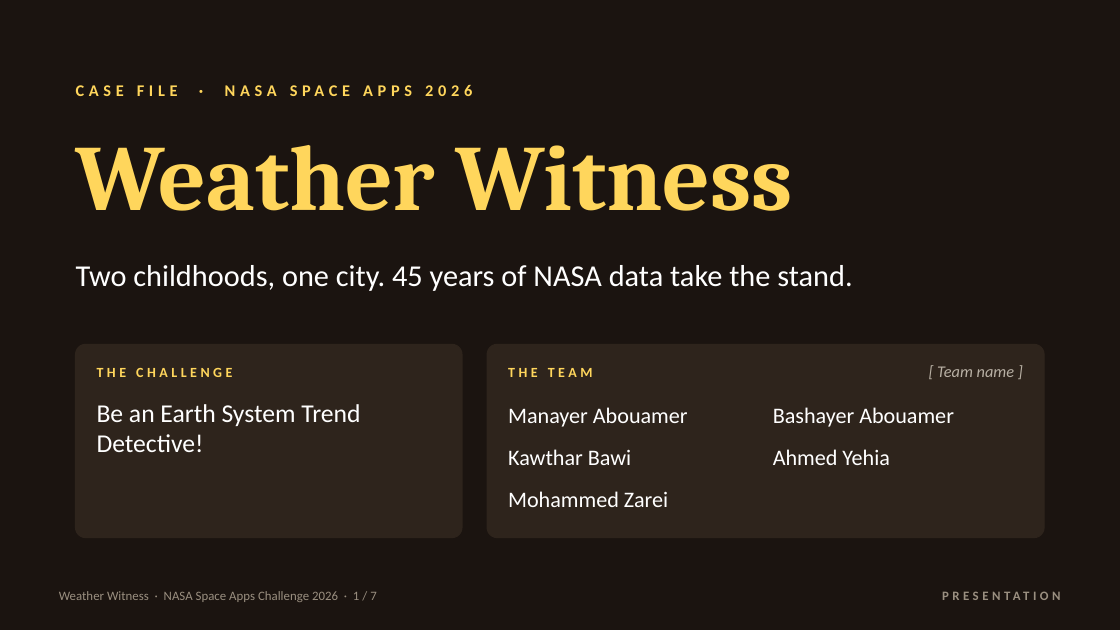
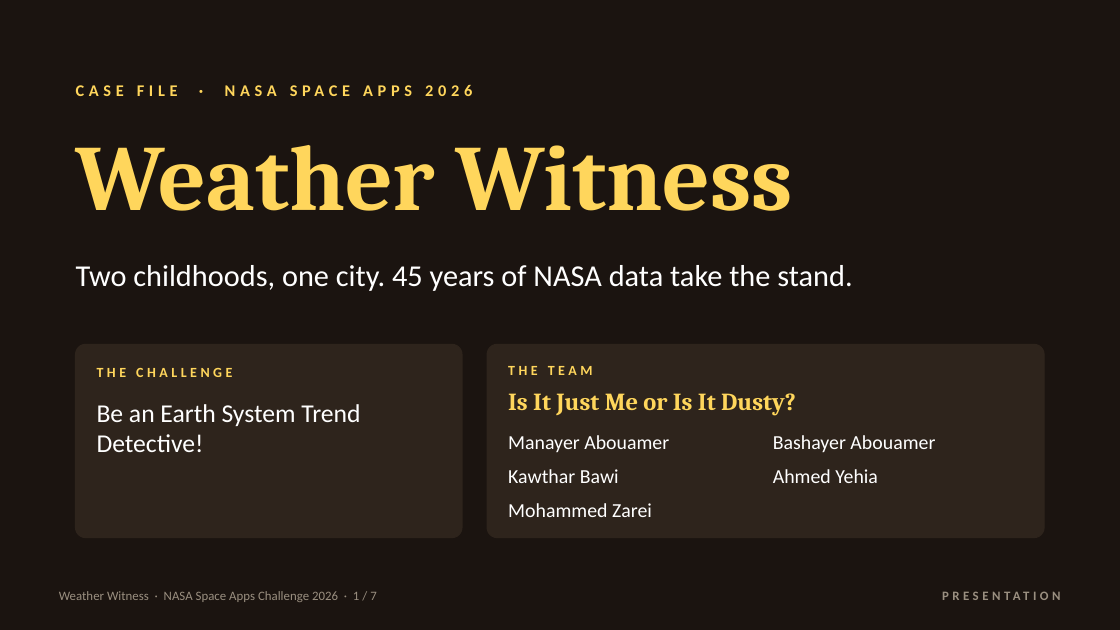
Before and after one commit to catoooos21/Weather-Witness, a slide deck: slide 1 of presentation/Weather-Witness-no-video.pptx. Drawn at 1120x630 pixels with LibreOffice and Linux fonts; fonts in the diff are those of the drawing. Boxes give left, top, right and bottom in pixels: in the first picture for what was removed or moved away, otherwise in the second. Text is boxed around its words. In the diff, an @@ line names an element or a change of style, - is before the commit and + after.

```diff
--- a/presentation/Weather-Witness-no-video.pptx
+++ b/presentation/Weather-Witness-no-video.pptx
@@ text removed at bbox=[937, 366, 1015, 377] @@
-[ Team name ]
@@ text added at bbox=[508, 393, 796, 416], 21 pt, text #FFD65C, bold @@
+Is It Just Me or Is It Dusty?
@@ text "Manayer Abouamer": place and size @@
-text "Manayer Abouamer" at bbox=[508, 407, 688, 427]
+text "Manayer Abouamer" at bbox=[508, 435, 669, 452]
@@ size 19 to 17 pt in 5 elements at bbox=[508, 503, 652, 517], bbox=[773, 469, 878, 483], bbox=[508, 469, 619, 483], bbox=[508, 435, 669, 452], bbox=[773, 435, 935, 452] @@
@@ text "Bashayer Abouamer": place and size @@
-text "Bashayer Abouamer" at bbox=[773, 407, 954, 427]
+text "Bashayer Abouamer" at bbox=[773, 435, 935, 452]
@@ text "Kawthar Bawi": place and size @@
-text "Kawthar Bawi" at bbox=[508, 449, 631, 465]
+text "Kawthar Bawi" at bbox=[508, 469, 619, 483]
@@ text "Ahmed Yehia": place and size @@
-text "Ahmed Yehia" at bbox=[773, 449, 889, 465]
+text "Ahmed Yehia" at bbox=[773, 469, 878, 483]
@@ text "Mohammed Zarei": place and size @@
-text "Mohammed Zarei" at bbox=[508, 491, 668, 507]
+text "Mohammed Zarei" at bbox=[508, 503, 652, 517]
```
Also in this commit, not shown: 3 other files.
